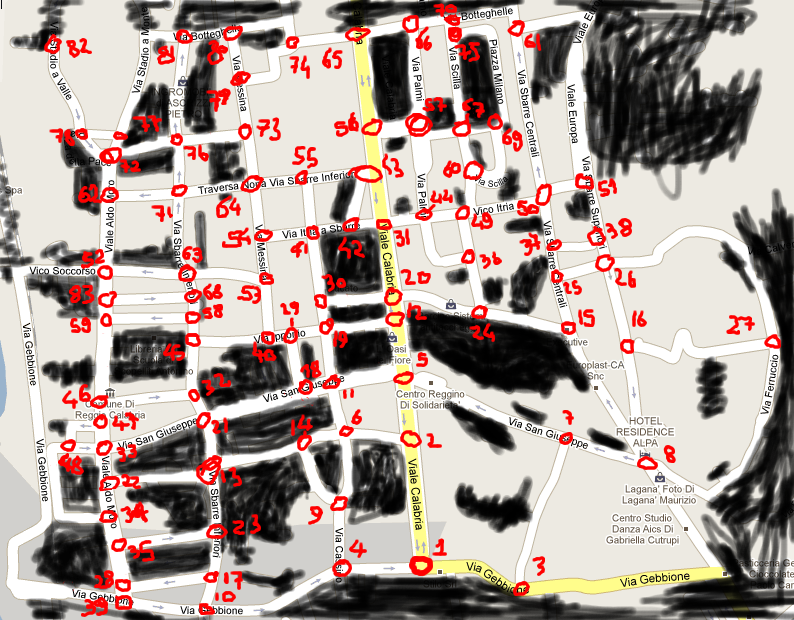
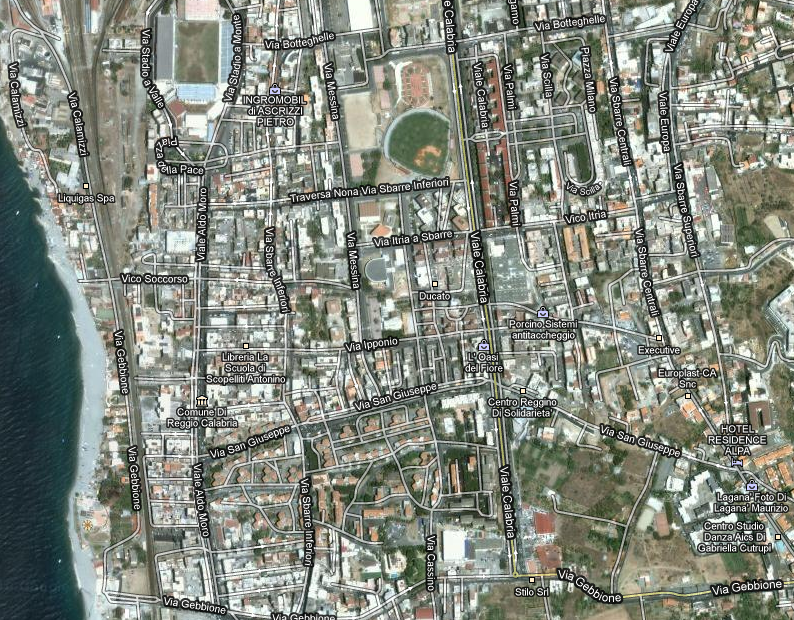
Layer changes from the first 794 × 620 image to the second:
added layer "Livello incollato" above "nodes" over 0, 0, 794, 620
